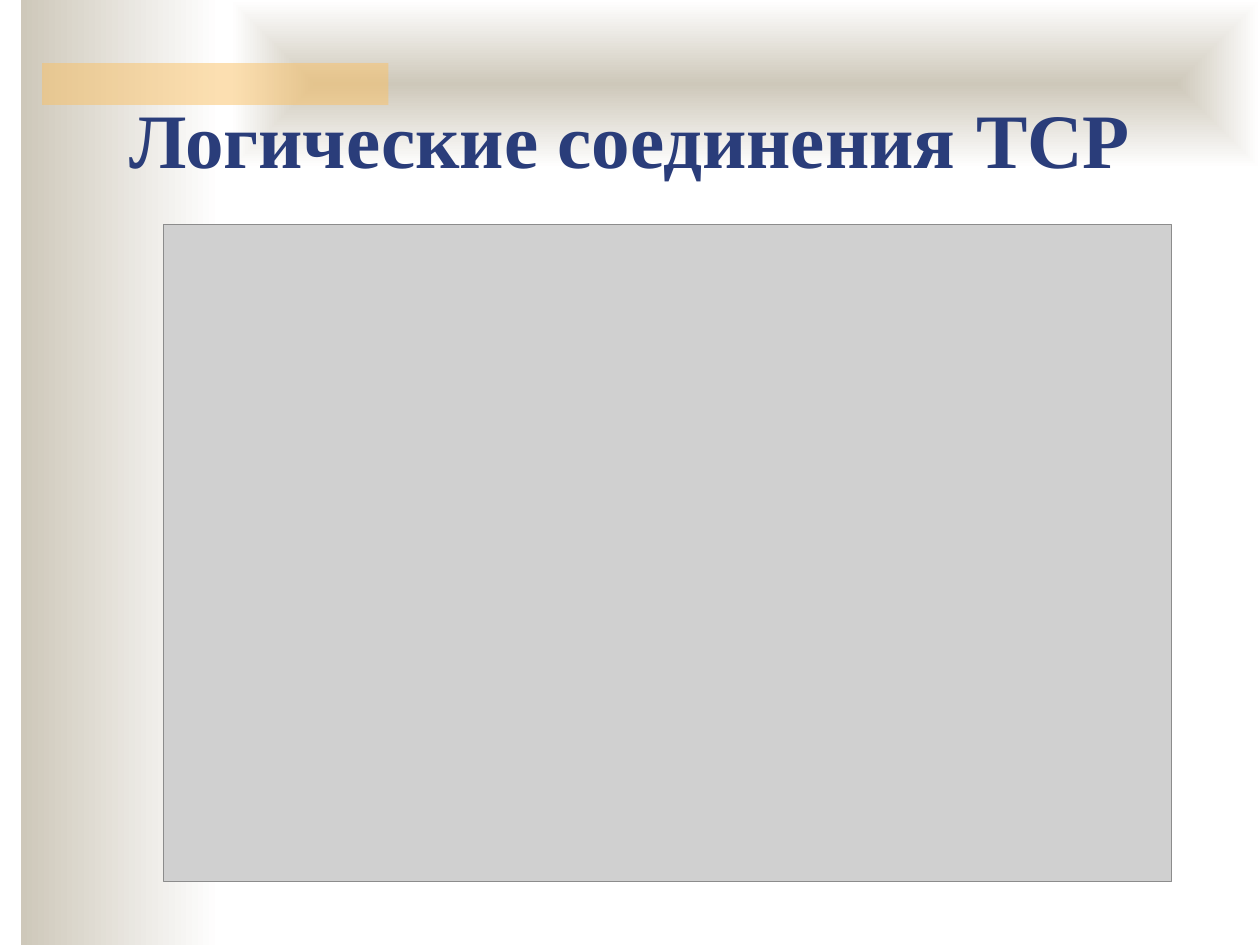
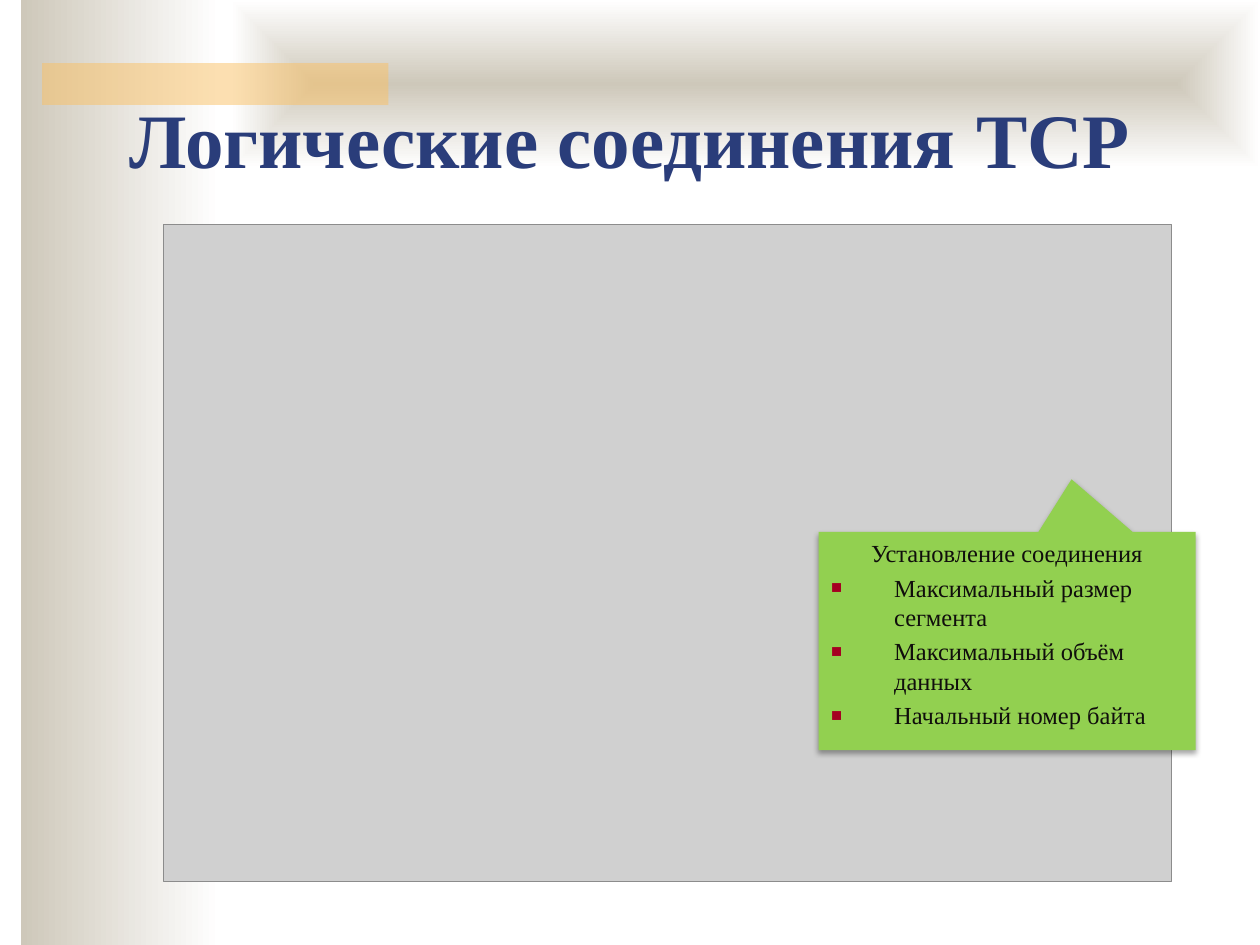
Before and after one commit to ukoloff/nets, a slide deck: slide 14 of lecture/11.pptx (slide 13 before the commit). Drawn at 1260x945 pixels with LibreOffice and Linux fonts; fonts in the diff are those of the drawing; grey boxes stand for pictures; background and template pictures are left out. Boxes give left, top, right and bottom in pixels: in the first picture for what was removed or moved away, otherwise in the second. Text is boxed around its words. In the diff, an @@ line names an element or a change of style, - is before the commit and + after.

```diff
--- a/lecture/11.pptx
+++ b/lecture/11.pptx
@@ speech box added at bbox=[819, 532, 1196, 750], fill #92D050, 14 pt, text #100E0C @@
+Установление соединения
+■ Максимальный размер сегмента
+■ Максимальный объём данных
+■ Начальный номер байта
```
Also in this commit, not shown: 2 other slides changed, 12 slides added.
